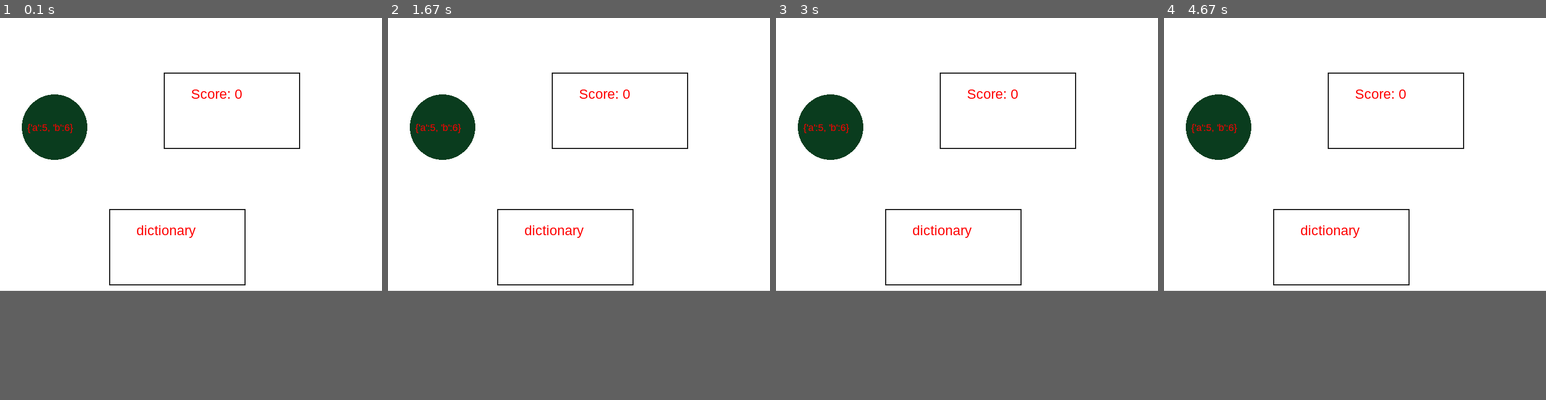
Above: before the commit, frames 1-4 (left to right).
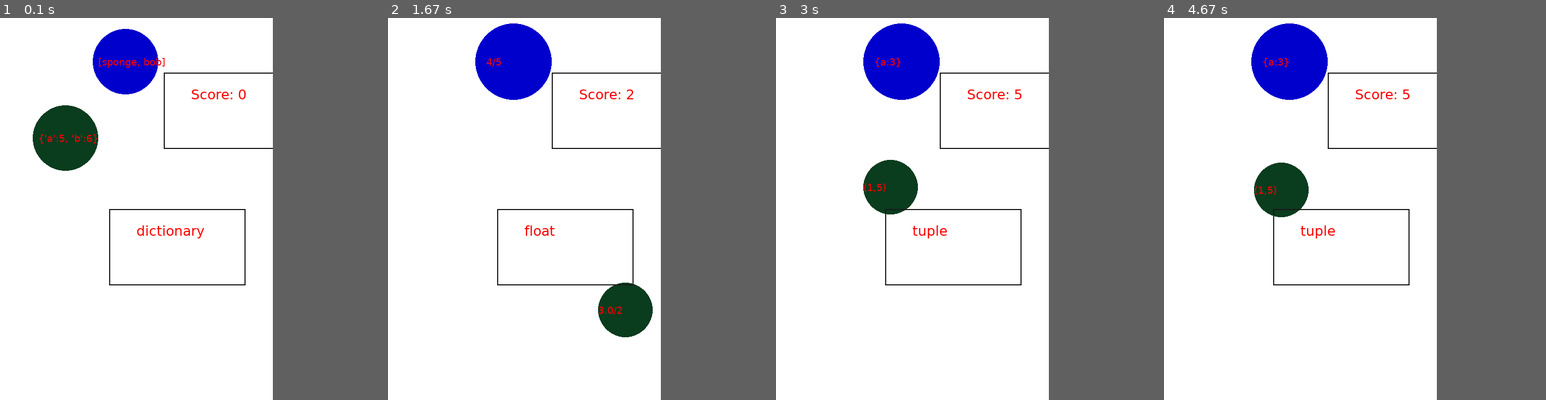
Above: after the commit, the same moments.

Repository: lagrassa/pyventure
Game: pygame game, started from LearnPython/data_types.py
Same seed, same stepped clock (60 frames per second), same inputs: the game is played once before the commit and once after it. The source is Python 2; it was converted automatically to run under Python 3.
Inputs (mouse positions are in pixels of both pictures, inside the frame that each line leads up to):
- Up to frame 1 (0.1 s): no input
- Up to frame 2 (1.67 s): click (525, 209) at 0.38 s; click (460, 212) at 0.72 s; click (556, 243) at 1.05 s; click (590, 277) at 1.38 s, where only the run after the commit has a clickable "[Jess, Alex]"
- Up to frame 3 (3 s): click (982, 270) at 2.22 s; click (921, 231) at 2.55 s, where only the run after the commit has a clickable "int"; click (890, 201) at 2.88 s, where only the run after the commit has a clickable "'Hello'"
- Up to frame 4 (4.67 s): no input
In our replay, the window is 700x500 before the commit and 500x700 after it. These sizes can differ from the game's own. Grey fills any space a smaller window leaves; there, only what the larger window draws over its background counts as a difference.

The runs differ from the first frame. In frame 1, 4.3% of the frame differs, in the area x 5-79%, y 2-58%; in frame 2, 7.5%; in frame 3, 7.5%, in the area x 5-79%, y 1-58%; in frame 4, 7.5%.

Commit message:
Added student contributions, like bouncing, moving, and growing

Diff:
--- a/LearnPython/data_types.py
+++ b/LearnPython/data_types.py
@@ -1,23 +1,47 @@
+
+#James Gu:
+#    Bubble movement allowing bubble to be clicked while moving
+#    Fixed screen height and width bug
+#    Implemented bubble bouncing perpendicularly off wall in the x direction
+#Rohan Sharma
+#    Made another bubble that displayed incorrect data types
+#George Jiang
+#    Added cooler font
+#    Made the score increase by 1 upon clicking the correct bubble
+#    Added diagonal movement
+#Rachel Zhang
+#    Made bubble shrink when the screen was clicked
+#Trisha Ballakur
+#    Fixed bug where window doesn't close upon clicking "x"
+#    Defined colors for bubbles
+#Rohit Chopra
+#    Made one bubble grow while the other one shrinks
+
 import pygame
+
 pygame.init()
 screen_height = 700
 screen_width = 500
 
-font = pygame.font.SysFont('Arial', 25)
-small_font = pygame.font.SysFont('Arial',18)
-screen = pygame.display.set_mode((screen_height, screen_width), 0, 32)
+font = pygame.font.SysFont('Ubuntu', 25)
+small_font = pygame.font.SysFont('Ubuntu',18)
+screen = pygame.display.set_mode((screen_width, screen_height), 0, 32)
 screen.fill((255,255,255))
 mainClock = pygame.time.Clock()
+################Bubble class, contains data##############
+#Contributions
+
 class Bubble():
-    def __init__(self, data, center):
+    def __init__(self, data, center, color):
         self.data = data #:["{'a':5, 'b':6}","[Jess, Alex]","3.0/2","3/2","'Hello'", "(1,5)"]
         self.example_data_types = ["dictionary","list","float","int","string","tuple"]
         self.current_example_index = 0
         self.current_example = self.data[0]
         self.radius = 60
         self.center = center
+        self.color = color
     def draw_bubble(self):
-        circleRect = pygame.draw.circle(screen, (10, 60, 30), self.center, self.radius)
+        circleRect = pygame.draw.circle(screen, self.color, self.center, self.radius)
     def grow(self,amount_to_grow):
         self.radius = self.radius + amount_to_grow
     def change_displayed_data(self):
@@ -29,8 +53,8 @@
         y= self.center[1]-10
         screen.blit(small_font.render(self.current_example, True, (255,0,0)), (x,y))
     def is_in_range(self,(x,y)):
-        x_circle= 100
-        y_circle= 200
+        x_circle= self.center[0]
+        y_circle= self.center[1]
         if ((x-x_circle)**2+(y-y_circle)**2)**0.5 < self.radius:
             return True
         return False
@@ -60,7 +84,7 @@
         self.current_data_type_index+=1
         self.current_data_type = self.data_types[self.current_data_type_index]
     def number_increase(self):
-        pass
+        self.number += 1
     def display_number(self):
         text_to_display = "Score: "+ str(self.number)
         screen.blit(font.render(text_to_display, True, (255,0,0)), (self.x+50, self.y +25))
@@ -68,9 +92,14 @@
 
 # Main method of the program
 data = ["{'a':5, 'b':6}","[Jess, Alex]","3.0/2","3/2","'Hello'", "(1,5)"]
+wrong_data = ["[sponge, bob]","2/3","4/5","'goodbye'", "(2,7)", "{a:3}"]
+green = (10, 60, 30)
+blue = (0,0,205)
+wrong_bubble_center = (230, 80)
 bubble_center = (100,200)
-correct_bubble = Bubble(data, bubble_center)
-
+correct_bubble = Bubble(data, bubble_center, green)
+wrong_bubble = Bubble(wrong_data, wrong_bubble_center, blue)
+movementAmount = 5
 data_type_displayer_x =200
 data_type_displayer_y =350
 data_types= ["dictionary", "list", "float", "int", "string", "tuple"]
@@ -79,23 +108,35 @@
 score_display_x = 300
 score_display_y = 100
 score_displayer = Data_Displayer(score_display_x, score_display_y, None) #None is the last parameter because scores don't store data types
+################### Main Game Loop ########################
 while True:
     for event in pygame.event.get():
+        if event.type == pygame.QUIT:
+            pygame.quit()
         if event.type == pygame.MOUSEBUTTONDOWN:
+            if correct_bubble.radius > 50 and wrong_bubble.radius < 100:
+                correct_bubble.radius += -5
+                wrong_bubble.radius += 5
             position = pygame.mouse.get_pos()
             if correct_bubble.is_in_range(position):
                 if correct_bubble.is_correct(data_type_displayer):
                     data_type_displayer.change()
                     correct_bubble.change_displayed_data()
+                    wrong_bubble.change_displayed_data()
                     score_displayer.number_increase()
 
+    if (correct_bubble.center[0] > screen_width-correct_bubble.radius) or (correct_bubble.center[0] < correct_bubble.radius):
+        movementAmount = -movementAmount
+    correct_bubble.center = ((correct_bubble.center[0] + movementAmount), correct_bubble.center[1] + movementAmount)
     screen.fill((255,255,255))
     correct_bubble.draw_bubble()
+    wrong_bubble.draw_bubble()
     #Do things related to the data type displayer
     data_type_displayer.draw_self()
     data_type_displayer.addText()
     #Update the bubble
     correct_bubble.addText()
+    wrong_bubble.addText()
     #Update the score screen
     score_displayer.draw_self()
     score_displayer.display_number()
